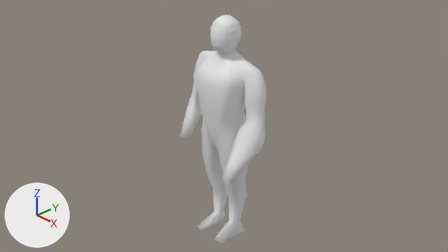
A saved change to the Blender file Assets/Astronaut2.blend.
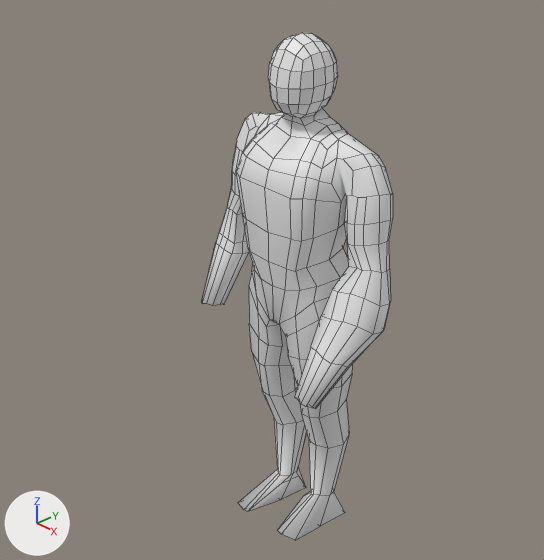
Old and new are each drawn from the file's camera 'Camera' and again close up on the part from 20% to 75% of the width and 0% to 100% of the height. The axes (+X, +Y, +Z) are drawn at lower left. The lights are the same throughout. The close-ups show mesh edges as thin lines.

Script lines for the objects in view, before the commit:
```python
me_cube_001 = bpy.data.meshes.new('Cube.001')
me_cube_001.from_pydata(...)  # 581 vertices, 555 faces; spans x -2.5..2.39, y -0.89..1.76, z -4.36..2.28
ob_cube = bpy.data.objects.new('Cube', me_cube_001)
ob_cube.location = (0.036, 0.0, 0.538)
ob_cube.rotation_euler = (0.0, 0.0, 3.142)  # degrees (0, 0, 180)
ob_cube.scale = (0.395, 0.395, 0.644)
```
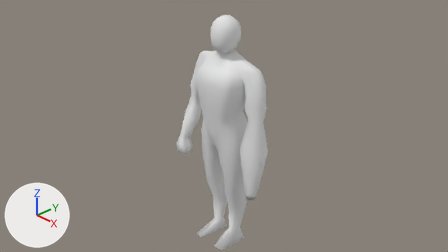
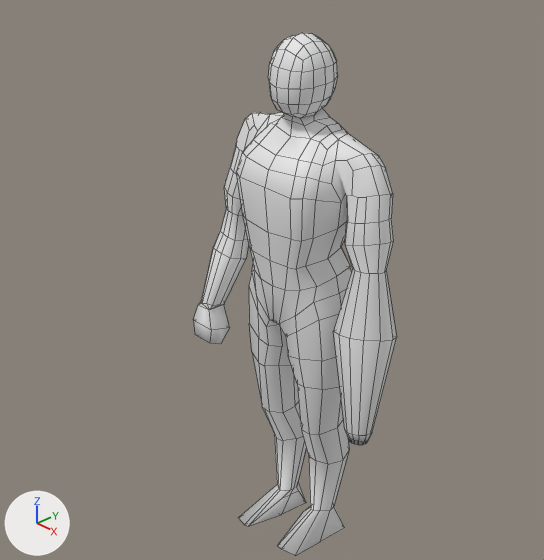
Scene script edits in JSON lines:
```json
{"block": "me_cube_001", "where": "# used by ob_cube; location = (0.036, 0.0, 0.538); rotation_euler = (0.0, 0.0, 3.142), in degrees (0, 0, 180); scale = (0.395, 0.395, 0.644)"}
{"op": "remove", "block": "me_cube_001", "code": "me_cube_001.from_pydata(...)  # 581 vertices, 555 faces; spans x -2.5..2.39, y -0.89..1.76, z -4.36..2.28"}
{"op": "add", "block": "me_cube_001", "code": "me_cube_001.from_pydata(...)  # 593 vertices, 578 faces; spans x -2.61..2.37, y -0.89..1.22, z -4.61..2.28"}
{"block": "me_cube_001", "change": "me_cube_001 part 1"}
{"block": "me_cube_001", "change": "1 vertex is removed from x 1.81, y 0.64, z -1.52"}
{"block": "me_cube_001", "change": "3 faces are deleted"}
{"block": "me_cube_001", "change": "84 vertices in x -1.03..1.03, y -0.77..1.16, z -4.36..-2.56 move by (0.0, 0.0, -0.25)"}
{"block": "me_cube_001", "change": "172 vertices move from x -2.5..2.39, y -0.84..1.76, z -1.93..0.95 to x -2.61..2.37, y -0.84..0.87, z -2.59..0.95"}
{"block": "me_cube_001", "change": "13 vertices are added at x 1.49..2.14, y 0.58..1.22, z -2.0..-1.47"}
{"block": "me_cube_001", "change": "26 new faces join them"}
```

Changed parts and their boxes (x1, y1, x2, y2) in the close-ups (544 x 560 px):
```json
{"object": "Cube", "change": "reshaped", "before": [201, 33, 393, 540], "after": [193, 33, 397, 555], "on screen": "6% wider"}
{"part": 1, "of": "me_cube_001", "change": "built on", "before": [201, 114, 393, 540], "after": [193, 114, 397, 555]}
```
